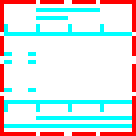
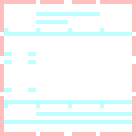
Revision of a layered 136×136 image; what changed, layer by layer:
painted on "Pasted Layer" over <box>4,8,132,128</box>
painted on "Guides" over <box>0,0,136,136</box>
